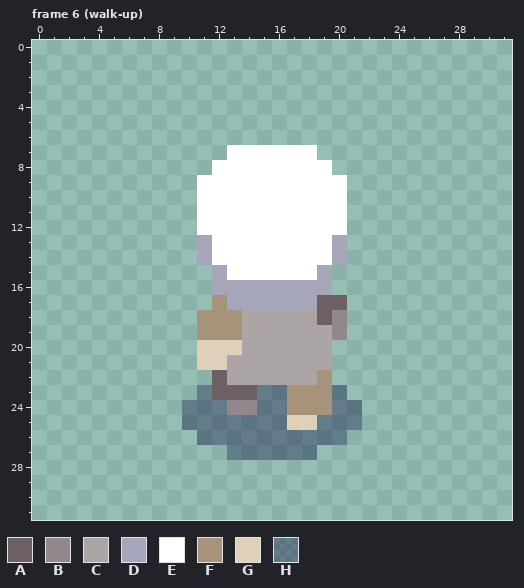
Pixel-art file, stored at External/Aseprite files/Taiga-Take2/spritesheet_player0.aseprite. That is the earlier state.
32x32 pixels, 42 frames. Colours within 5 levels of each other are drawn and written as one. Shown: frame 6 (walk-up). The commit also changed other frames, which this record leaves out.
Visible layers, top first: "Shadow", "Blur", "Head", "Arms", "Body", "Legs".
Palette (. is transparent): A #6c6064  B #91878d  C #aba5a5  D #a6a6bb  E #ffffff  F #a6937a  G #dfd0b9  H #00003c59
Pixels before, frame 6 (walk-up), first column x 10:
 7 ...EEEEEE...
 8 ..EEEEEEEE..
 9 .EEEEEEEEEE.
10 .EEEEEEEEEE.
11 .EEEEEEEEEE.
12 .EEEEEEEEEE.
13 .DEEEEEEEED.
14 .DEEEEEEEED.
15 ..DEEEEEED..
16 ..DDDDDDDD..
17 ..FDDDDDDAA.
18 .FFFCCCCCAB.
19 .FFFCCCCCCB.
20 .GGGCCCCCC..
21 .GGCCCCCCC..
22 ..ACCCCCCF..
23 .HAAAHHFFFH.
24 HHHBBHHFFFHH
25 HHHHHHHGGHHH
26 .HHHHHHHHHH.
27 ...HHHHHH...
Now the later version:
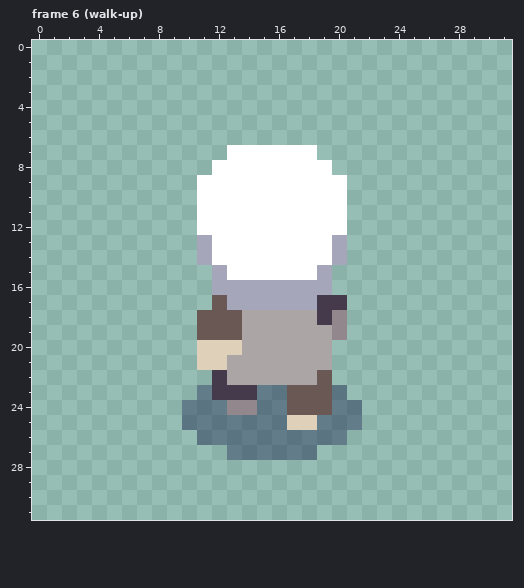
Edits made:
colour A: #6c6064 -> #45394c
colour F: #a6937a -> #6a5854
Where, in picture pixels (left, top, right, bottom), the same in both pictures:
changed: (197, 295, 347, 415)
